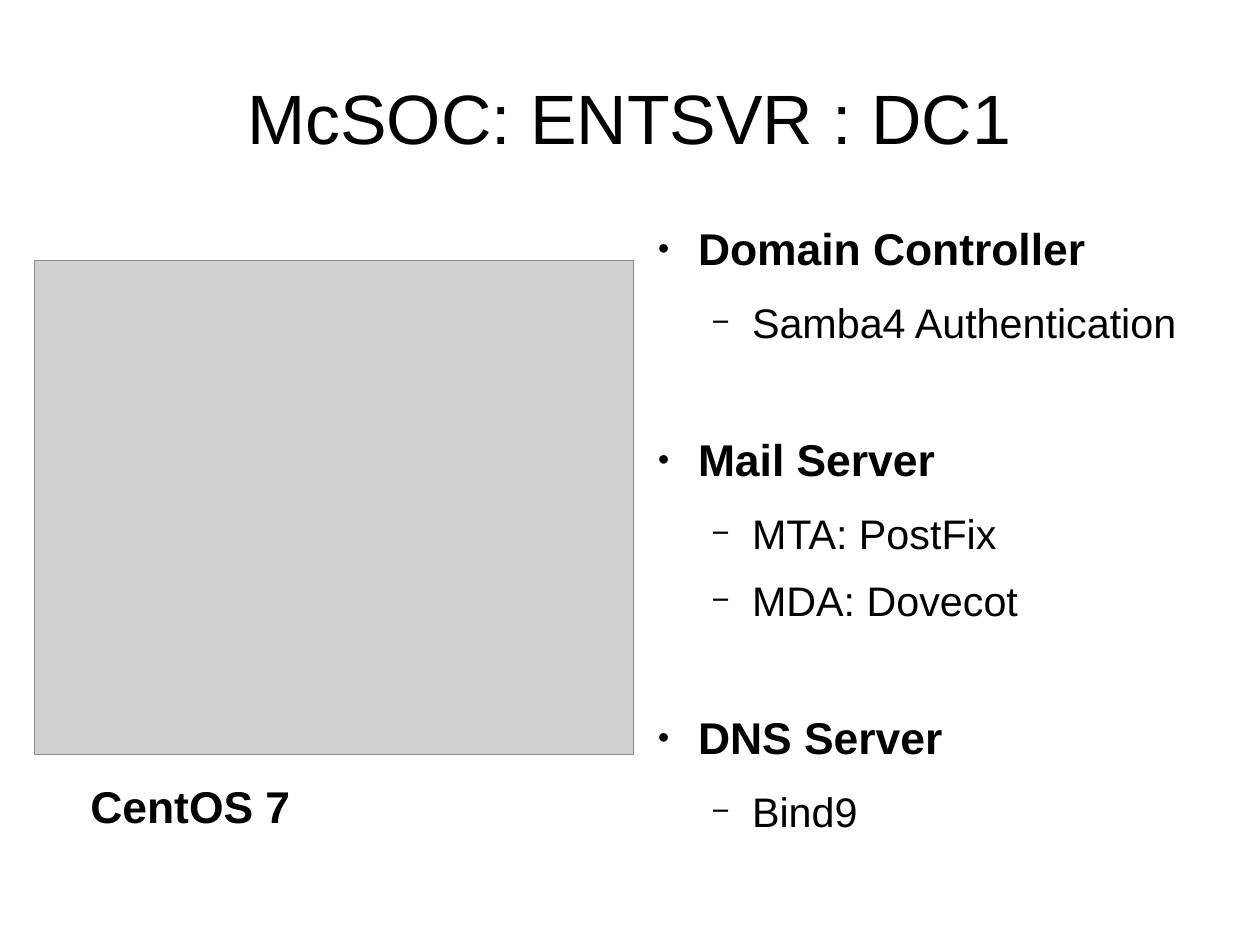
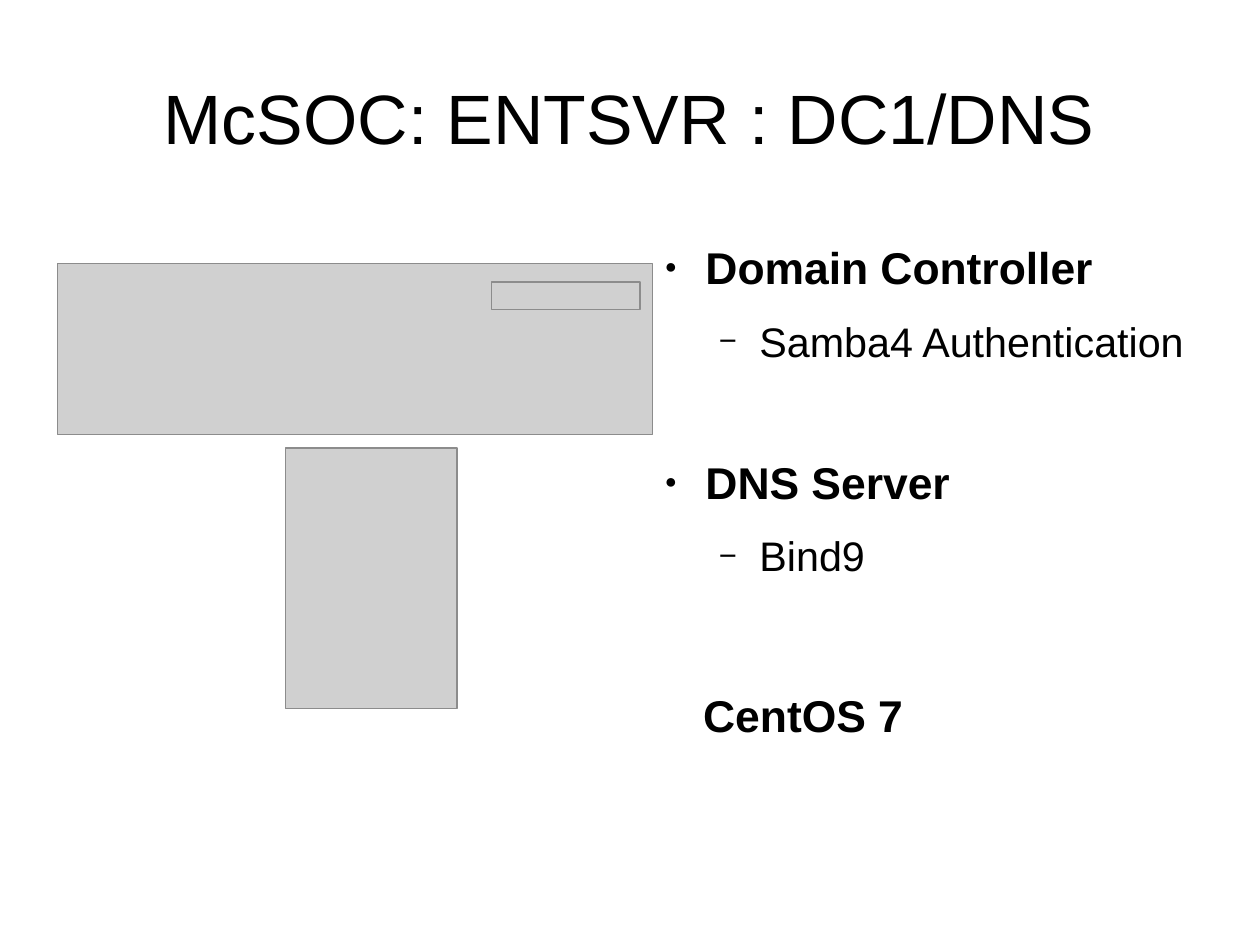
Before and after one commit to cyberxml/mcsoc, a slide deck: slide 17 of docs/McSOC Presentation.odp (slide 15 before the commit). Drawn at 1260x945 pixels with LibreOffice and Linux fonts; fonts in the diff are those of the drawing; grey boxes stand for pictures. Boxes give left, top, right and bottom in pixels: in the first picture for what was removed or moved away, otherwise in the second. Text is boxed around its words. In the diff, an @@ line names an element or a change of style, - is before the commit and + after.

```diff
--- a/docs/McSOC Presentation.odp
+++ b/docs/McSOC Presentation.odp
@@ title at bbox=[164, 93, 1094, 145]: text changed @@
-McSOC: ENTSVR : DC1
+McSOC: ENTSVR : DC1/DNS
@@ picture added at bbox=[57, 263, 653, 434] @@
@@ text "Domain Controller": place and size @@
-text "Domain Controller" at bbox=[698, 232, 1176, 755]
+text "Domain Controller" at bbox=[705, 251, 1183, 572]
@@ picture added at bbox=[492, 282, 640, 310] @@
@@ picture: place and size @@
-picture at bbox=[34, 261, 633, 755]
+picture at bbox=[286, 448, 457, 709]
@@ text at bbox=[698, 443, 1018, 617]: paragraphs removed @@
-● Mail Server
-  − MTA: PostFix
-  − MDA: Dovecot
@@ text "CentOS 7": place and size @@
-text "CentOS 7" at bbox=[90, 792, 290, 824]
+text "CentOS 7" at bbox=[703, 701, 903, 733]
```
Also in this commit, not shown: 6 other slides changed, 2 slides added, 31 other files.
